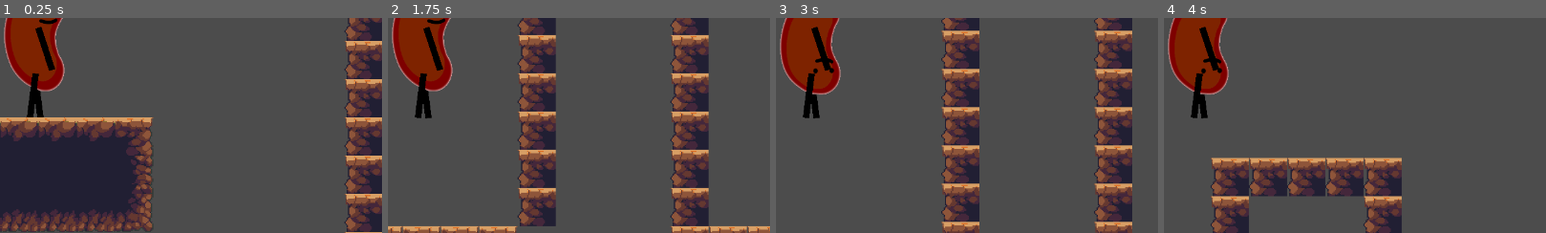
Above: before the commit, frames 1-4 (left to right).
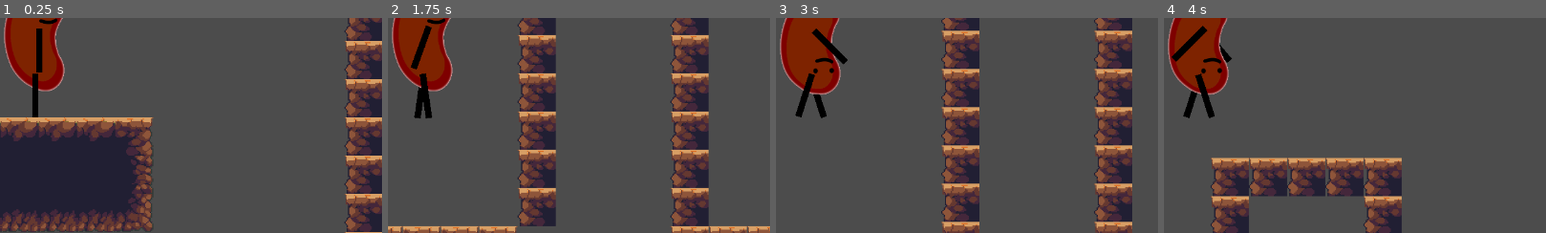
Above: after the commit, the same moments.

Repository: TheRobotics5/TomTheBeanPlatformer
Game: Godot game, scene res://Levels/Level1.tscn
Two runs of this game, one before a commit and one after it. Both use one fixed random seed, a clock stepped at 60 frames per second and the inputs below. The project has no main scene, so this scene is started directly.
Inputs:
- Up to frame 1 (0.25 s): no input
- Up to frame 2 (1.75 s): tap Enter at 0.5 s; hold Space (spacebar) 0.53-1.28 s; hold Right (ui_right) from 0.53 s (still down); tap Space (spacebar) at 1.35 s
- Up to frame 3 (3 s): release Right (ui_right) at 2.03 s; hold Left (ui_left) 2.03-2.78 s; hold Space (spacebar) 2.03-2.78 s; hold Right (ui_right) from 2.78 s (still down); tap Space (spacebar) at 2.85 s
- Up to frame 4 (4 s): keep holding Right (ui_right); hold Space (spacebar) from 3.53 s (still down)
The pictures show only the part of the screen within x 44-94%, y 48-98%; the shares and areas given below are measured in that part.

The runs differ from the first frame. In frame 1, 0.9% of the frame differs, in the area x 7-15%, y 4-47%; in frame 2, 0.7%; in frame 3, 1.3%; in frame 4, 1.5%, in the area x 2-18%, y 3-47%.

Commit message:
animation now plays

Diff:
--- a/Scene Assets/Player.tscn
+++ b/Scene Assets/Player.tscn
@@ -1,9 +1,10 @@
-[gd_scene load_steps=6 format=2]
+[gd_scene load_steps=7 format=2]
 
 [ext_resource path="res://Scripts/Player.gd" type="Script" id=1]
-[ext_resource path="res://walk.tres" type="Animation" id=2]
-[ext_resource path="res://Sprites/limbs.jpg" type="Texture" id=3]
-[ext_resource path="res://Sprites/bean.png" type="Texture" id=4]
+[ext_resource path="res://idle.tres" type="Animation" id=2]
+[ext_resource path="res://walk.tres" type="Animation" id=3]
+[ext_resource path="res://Sprites/limbs.jpg" type="Texture" id=4]
+[ext_resource path="res://Sprites/bean.png" type="Texture" id=5]
 
 [sub_resource type="RectangleShape2D" id=1]
 extents = Vector2( 7.00897, 22.915 )
@@ -17,37 +18,38 @@
 shape = SubResource( 1 )
 
 [node name="AnimationPlayer" type="AnimationPlayer" parent="."]
-anims/walk = ExtResource( 2 )
+anims/idle = ExtResource( 2 )
+anims/walk = ExtResource( 3 )
 
 [node name="leg2" type="Sprite" parent="."]
 modulate = Color( 0, 0, 0, 1 )
-position = Vector2( -4.46912, 58.0759 )
-rotation = 1.44357
+position = Vector2( -6.4249, 58.0759 )
+rotation = 1.57079
 scale = Vector2( 0.135975, 0.0292158 )
-texture = ExtResource( 3 )
+texture = ExtResource( 4 )
 
 [node name="arm2" type="Sprite" parent="."]
 modulate = Color( 0, 0, 0, 1 )
-position = Vector2( -7.69345, 17.7194 )
-rotation = 1.88887
+position = Vector2( -3, 20 )
+rotation = 1.5708
 scale = Vector2( 0.135975, 0.0292158 )
-texture = ExtResource( 3 )
+texture = ExtResource( 4 )
 
 [node name="body" type="Sprite" parent="."]
 position = Vector2( -6.95811, 12.0683 )
 scale = Vector2( 0.251002, 0.285138 )
-texture = ExtResource( 4 )
+texture = ExtResource( 5 )
 
 [node name="arm" type="Sprite" parent="."]
 modulate = Color( 0, 0, 0, 1 )
-position = Vector2( 1.89848, 18.6553 )
-rotation = 1.25272
+position = Vector2( -3, 20 )
+rotation = 1.57079
 scale = Vector2( 0.135975, 0.0292158 )
-texture = ExtResource( 3 )
+texture = ExtResource( 4 )
 
 [node name="leg" type="Sprite" parent="."]
 modulate = Color( 0, 0, 0, 1 )
-position = Vector2( -8.50594, 57.853 )
-rotation = 1.69802
+position = Vector2( -6.425, 58.076 )
+rotation = 1.5708
 scale = Vector2( 0.135975, 0.0292158 )
-texture = ExtResource( 3 )
+texture = ExtResource( 4 )
--- a/Scripts/Player.gd
+++ b/Scripts/Player.gd
@@ -19,6 +19,8 @@
 		$leg2.flip_h = false
 		$arm.flip_h = false
 		$arm2.flip_h = false
+		$AnimationPlayer.play("walk")
+
 	elif Input.is_action_pressed("ui_left"):
 		motion.x = -150
 		$body.flip_h = true
@@ -26,8 +28,10 @@
 		$leg2.flip_h = true
 		$arm.flip_h = true
 		$arm2.flip_h = true
+		$AnimationPlayer.play("walk")
 	else:
 		motion.x= 0
+		$AnimationPlayer.play("idle")
 
 
 	if Input.is_action_pressed("spacebar"):
--- /dev/null
+++ b/idle.tres
@@ -0,0 +1,100 @@
+[gd_resource type="Animation" format=2]
+
+[resource]
+resource_name = "idle"
+tracks/0/type = "value"
+tracks/0/path = NodePath("leg2:position")
+tracks/0/interp = 1
+tracks/0/loop_wrap = true
+tracks/0/imported = false
+tracks/0/enabled = true
+tracks/0/keys = {
+"times": PoolRealArray( 0 ),
+"transitions": PoolRealArray( 1 ),
+"update": 0,
+"values": [ Vector2( -6.4249, 58.0759 ) ]
+}
+tracks/1/type = "value"
+tracks/1/path = NodePath("leg2:rotation_degrees")
+tracks/1/interp = 1
+tracks/1/loop_wrap = true
+tracks/1/imported = false
+tracks/1/enabled = true
+tracks/1/keys = {
+"times": PoolRealArray( 0 ),
+"transitions": PoolRealArray( 1 ),
+"update": 0,
+"values": [ 89.9999 ]
+}
+tracks/2/type = "value"
+tracks/2/path = NodePath("arm2:position")
+tracks/2/interp = 1
+tracks/2/loop_wrap = true
+tracks/2/imported = false
+tracks/2/enabled = true
+tracks/2/keys = {
+"times": PoolRealArray( 0 ),
+"transitions": PoolRealArray( 1 ),
+"update": 0,
+"values": [ Vector2( -3, 20 ) ]
+}
+tracks/3/type = "value"
+tracks/3/path = NodePath("arm2:rotation_degrees")
+tracks/3/interp = 1
+tracks/3/loop_wrap = true
+tracks/3/imported = false
+tracks/3/enabled = true
+tracks/3/keys = {
+"times": PoolRealArray( 0 ),
+"transitions": PoolRealArray( 1 ),
+"update": 0,
+"values": [ 90.0 ]
+}
+tracks/4/type = "value"
+tracks/4/path = NodePath("arm:position")
+tracks/4/interp = 1
+tracks/4/loop_wrap = true
+tracks/4/imported = false
+tracks/4/enabled = true
+tracks/4/keys = {
+"times": PoolRealArray( 0 ),
+"transitions": PoolRealArray( 1 ),
+"update": 0,
+"values": [ Vector2( -3, 20 ) ]
+}
+tracks/5/type = "value"
+tracks/5/path = NodePath("arm:rotation_degrees")
+tracks/5/interp = 1
+tracks/5/loop_wrap = true
+tracks/5/imported = false
+tracks/5/enabled = true
+tracks/5/keys = {
+"times": PoolRealArray( 0 ),
+"transitions": PoolRealArray( 1 ),
+"update": 0,
+"values": [ 89.9999 ]
+}
+tracks/6/type = "value"
+tracks/6/path = NodePath("leg:position")
+tracks/6/interp = 1
+tracks/6/loop_wrap = true
+tracks/6/imported = false
+tracks/6/enabled = true
+tracks/6/keys = {
+"times": PoolRealArray( 0 ),
+"transitions": PoolRealArray( 1 ),
+"update": 0,
+"values": [ Vector2( -6.425, 58.076 ) ]
+}
+tracks/7/type = "value"
+tracks/7/path = NodePath("leg:rotation_degrees")
+tracks/7/interp = 1
+tracks/7/loop_wrap = true
+tracks/7/imported = false
+tracks/7/enabled = true
+tracks/7/keys = {
+"times": PoolRealArray( 0 ),
+"transitions": PoolRealArray( 1 ),
+"update": 0,
+"values": [ 90.0 ]
+}
